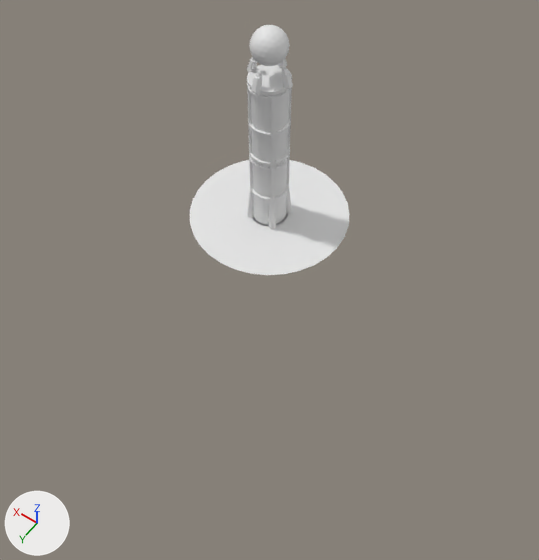
One commit to the Blender file Environment/Fountain.blend: the scene before it, then after it.
Camera for both pictures: a 50 mm camera at (-224.0, 314.0, 411.0) aimed at (-30.0, 43.0, -15.0). The lights are fixed; the arrows at lower left show +X, +Y and +Z.
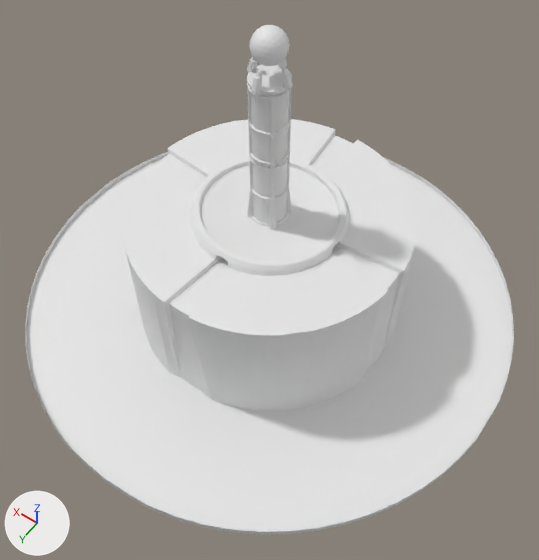
Pixel boxes [x1, y1, x2, y2] of what changed, in the pictures (539 x 560 px):
'Circle.001', added
    after: [25, 119, 514, 534]
'Circle', reshaped
    before: [190, 160, 350, 275]
    after: [190, 157, 349, 276]

Edits to the bpy script that builds the scene:
```text
Change me_circle:
    used by ob_circle; location = (0.0, 0.0, 0.0)
    remove me_circle.from_pydata(...)  # 129 vertices, 128 faces; spans x -60.0..60.0, y -60.0..60.0, z 0.0
    add me_circle.from_pydata(...)  # 1142 vertices, 1160 faces; spans x -59.4..59.4, y -59.4..59.4, z -1.6..5.8
    me_circle part 1: 97 vertices removed from x -60.0..60.0, y -60.0..60.0, z 0.0; 1110 vertices added at x -59.4..59.4, y -59.4..59.4, z -1.6..5.8
Add me_circle_001:
    me_circle_001.from_pydata(...)  # 266 vertices, 272 faces; spans x -205.0..205.0, y -204.0..204.0, z -105.0..0.0
Add ob_circle_001:
    ob_circle_001 = bpy.data.objects.new('Circle.001', me_circle_001)
    ob_circle_001.location = (0.0, 0.0, -1.1)
```
